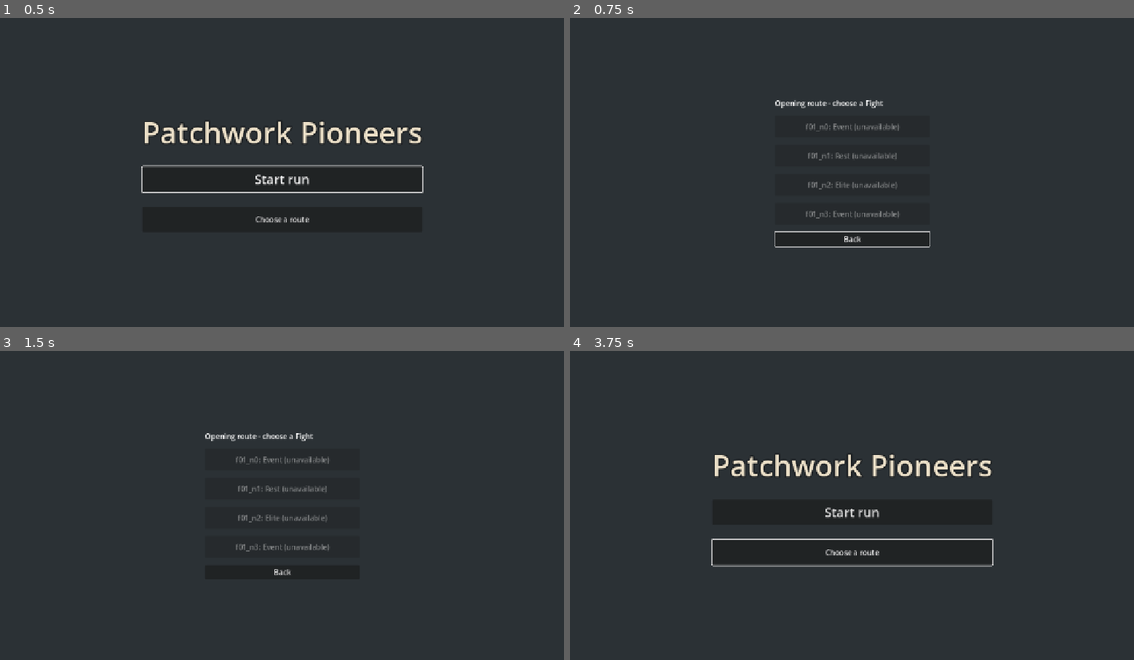
Above: before the commit, frames 1-4 (two rows, left to right).
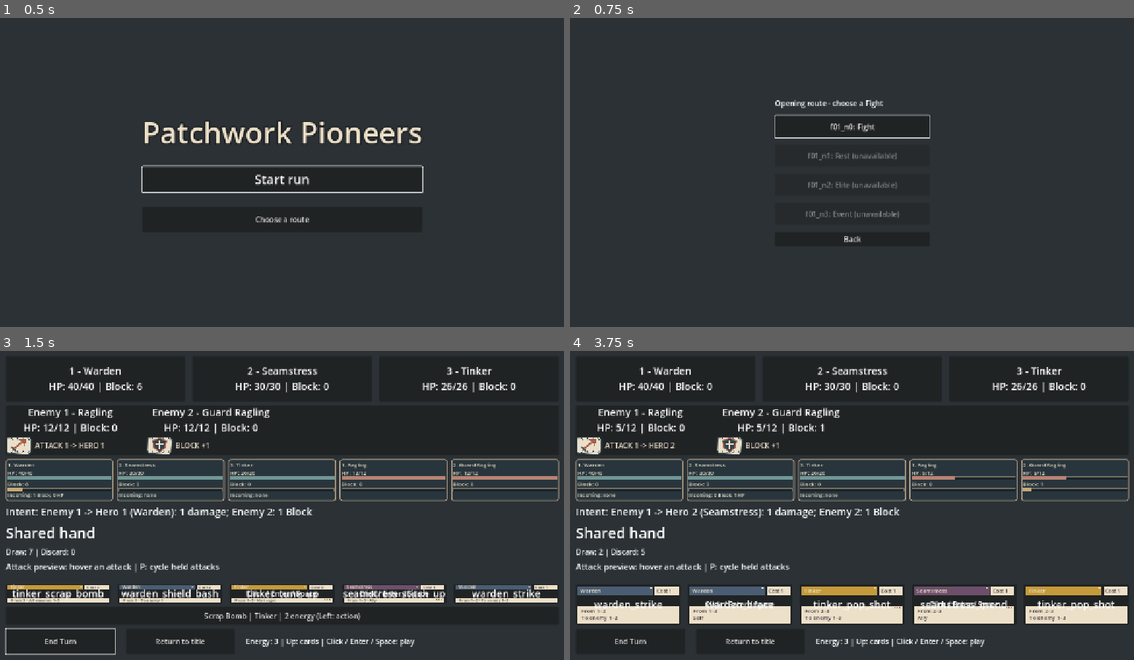
Above: after the commit, the same moments.

Repository: jcoev123-jpg/PatchworkPioneers
Game: Godot game, scene res://scenes/app.tscn
The game is run twice, just before and just after one commit, with the same random seed, the same clock (stepped at 60 frames per second) and the same inputs.
Inputs (mouse positions are in pixels of both pictures, inside the frame that each line leads up to):
- Up to frame 1 (0.5 s): no input
- Up to frame 2 (0.75 s): click "Choose a route" at 0.5 s
- Up to frame 3 (1.5 s): click (282, 459) at 1.25 s, where only the run after the commit has a clickable "f01_n0: Fight"
- Up to frame 4 (3.75 s): click (852, 616) at 2 s, where only the run after the commit has a clickable "Scrap Bomb | Tinker | 2 energ…"; click (632, 641) at 2.75 s, where only the run after the commit has a clickable "End Turn"; click (852, 573) at 3.5 s, where only the run before the commit has a clickable "Back"

Frame 1 is identical in both runs. In frame 2, 0.8% of the frame differs, in the area x 36-64%, y 31-75%; in frame 3, 13%; in frame 4, 18%, in the area x 0-100%, y 5-96%.

Commit message:
Patchwork Pioneers cycle 031: Guarantee a playable first-floor Fight on every seed
Accepted by relay v2 (Claude final review, tests green).

Diff:
--- a/scripts/run_map.gd
+++ b/scripts/run_map.gd
@@ -70,6 +70,15 @@
 				_add_edge(new_nodes, sources[source_index],
 					targets[rng.randi_range(0, targets.size() - 1)])
 
+	# Guarantee a supported opening without rerolling the graph or spending RNG.
+	var has_opening_fight := false
+	for node_id in new_floors[0]:
+		if new_nodes[node_id]["type"] == "Fight":
+			has_opening_fight = true
+			break
+	if not has_opening_fight:
+		new_nodes[new_floors[0][0]]["type"] = "Fight"
+
 	_floor_ids = new_floors
 	_nodes = new_nodes
 	_route.clear()
--- a/tests/live_run_map_entry_test.gd
+++ b/tests/live_run_map_entry_test.gd
@@ -61,28 +61,9 @@
 
 func _run() -> void:
 	root.size = Vector2i(1280, 720)
-	var fixture_seed := -1
-	var fight_id := ""
-	# Discover an available-Fight fixture without assuming node counts or kinds.
-	for value in range(100):
-		var rng := RandomNumberGenerator.new()
-		rng.seed = value
-		var map := RunMap.new()
-		_check(map.generate(rng), "reference generates")
-		var has_other := false
-		fight_id = ""
-		for id in map.get_legal_choices():
-			if map.get_node(id).type == "Fight":
-				fight_id = id
-			else:
-				has_other = true
-		if not fight_id.is_empty() and has_other:
-			fixture_seed = value
-			break
-	_check(fixture_seed >= 0 and not fight_id.is_empty(), "fixture has Fight and unsupported choices")
-	if fixture_seed < 0:
-		_finish()
-		return
+	# Seed 6 originally generated Rest, Rest, Treasure (pinned before the fix).
+	var fixture_seed := 6
+	var fight_id := "f01_n0"
 	var reference_rng := RandomNumberGenerator.new()
 	reference_rng.seed = fixture_seed
 	var reference := RunMap.new()
@@ -228,6 +209,7 @@
 		_check(app.start_button.has_focus(), "Return restores original title focus")
 
 	await _click(app.route_button)
+	_check(app.run_map != null and app.route_view != null, "failed-data retry chooser mounted")
 	if app.run_map != null:
 		for field in ["starter_deck_path", "starter_party_path", "starter_attacks_path", "starter_enemies_path"]:
 			var original: String = app.get(field)
@@ -259,30 +241,25 @@
 			if app.deck != null:
 				_check(app.run_map.get_floors() == before_retry[0], "retry retains generated graph")
 				await _click(app.return_button)
-	# A generated opening need not contain a supported activity. Back must remain reachable.
-	var no_fight_seed := -1
-	for value in range(100):
-		var rng := RandomNumberGenerator.new()
-		rng.seed = value
-		var map := RunMap.new()
-		map.generate(rng)
-		var has_fight := false
-		for id in map.get_legal_choices():
-			has_fight = has_fight or map.get_node(id).type == "Fight"
-		if not has_fight:
-			no_fight_seed = value
-			break
-	_check(no_fight_seed >= 0, "no-Fight fixture found")
-	if no_fight_seed >= 0:
-		app.run_seed = no_fight_seed
-		await _click(app.route_button)
-		_check(app.run_map != null and not app.route_buttons.is_empty(), "no-Fight map actually mounted")
-		for button in app.route_buttons:
-			_check(button.disabled and app.run_map.get_node(button.get_meta("route_id")).type != "Fight",
-				"unsupported opening remains disabled")
-		_check(app.route_back_button.has_focus(), "Back focused when no Fight exists")
-		await _key(KEY_ENTER)
-		_check(app.run_map == null and app.run_rng == null and app.deck == null, "no-Fight Back clears session")
+	# The formerly blocked opening now offers Fight; Back still cancels it.
+	app.run_seed = fixture_seed
+	await _click(app.route_button)
+	_check(app.run_map != null and app.route_buttons.size() == 3,
+		"formerly blocked seed has its actual opening mounted")
+	if app.run_map != null and app.route_buttons.size() == 3:
+		_check(app.route_buttons[0].get_meta("route_id") == fight_id
+			and not app.route_buttons[0].disabled and app.route_buttons[0].has_focus(),
+			"fallback Fight enabled and initially focused")
+		for index in [1, 2]:
+			_check(app.route_buttons[index].disabled, "other opening types remain unavailable")
+		_check(app.run_map.get_floors()[0][1].type == "Rest"
+			and app.run_map.get_floors()[0][2].type == "Treasure",
+			"fallback preserves unsupported kinds")
+		await _key(KEY_TAB)
+		_check(app.route_back_button.has_focus(), "Tab skips disabled choices to Back")
+		await _click(app.route_back_button)
+		_check(app.run_map == null and app.run_rng == null and app.deck == null,
+			"formerly blocked seed Back clears session")
 	app.run_seed = fixture_seed
 	await _click(app.start_button)
 	_check(app.deck != null and app.run_map == null and app.route_view == null, "original direct start preserved")
--- a/tests/run_map_test.gd
+++ b/tests/run_map_test.gd
@@ -4,11 +4,13 @@
 var checks := 0
 
 const NORMAL_TYPES := ["Fight", "Elite", "Rest", "Shop", "Event", "Treasure"]
+const FORMERLY_BLOCKED_SEED := 6
 
 
 func _initialize() -> void:
 	_test_ungenerated_and_invalid_rng()
 	_test_seeded_replay_and_structure()
+	_test_playable_openings_preserve_original_generation()
 	_test_defensive_snapshots()
 	_test_traversal_and_rejections()
 	if failures.is_empty():
@@ -102,6 +104,42 @@
 	var unchanged := _snapshot(first, first_rng)
 	_check(not first.generate(null) and _snapshot(first, first_rng) == unchanged,
 		"invalid regeneration preserves populated graph and route")
+
+
+func _test_playable_openings_preserve_original_generation() -> void:
+	var blocked_count := 0
+	var playable_count := 0
+	for value in range(128):
+		var original_rng := _rng(value)
+		var original := _original_graph(original_rng)
+		var expected: Array = original.duplicate(true)
+		var originally_playable := false
+		for node in original[0]:
+			originally_playable = originally_playable or node.type == "Fight"
+		if originally_playable:
+			playable_count += 1
+		else:
+			blocked_count += 1
+			expected[0][0].type = "Fight"
+		if value == FORMERLY_BLOCKED_SEED:
+			_check(not originally_playable, "pinned seed was blocked before fallback")
+			_check(original[0].size() == 3 and original[0][0].type == "Rest"
+				and original[0][1].type == "Rest" and original[0][2].type == "Treasure",
+				"pinned original opening is Rest, Rest, Treasure")
+		var rng := _rng(value)
+		var map := RunMap.new()
+		_check(map.generate(rng), "opening generates for seed %d" % value)
+		_check(map.get_floors() == expected,
+			"seed %d preserves original graph except required first-node fallback" % value)
+		_check(rng.state == original_rng.state,
+			"seed %d preserves exact original draw sequence state" % value)
+		var legal_fight := false
+		for id in map.get_legal_choices():
+			legal_fight = legal_fight or map.get_node(id).type == "Fight"
+		_check(legal_fight, "seed %d offers a legal opening Fight" % value)
+		_assert_graph(map)
+	_check(blocked_count > 0 and playable_count > 0,
+		"seed sweep exercises both fallback and already-playable graphs")
 
 
 func _assert_graph(map: RunMap) -> void:
@@ -271,3 +309,63 @@
 	_reject(map, rng, floors[11][0]["id"], "any boss selection after completion")
 	_reject(map, rng, floors[0][0]["id"], "restart route after boss")
 	_reject(map, rng, "unknown", "unknown after boss")
+
+
+# Frozen pre-fallback generator: independent oracle for topology and RNG draws.
+func _original_graph(rng: RandomNumberGenerator) -> Array:
+	var new_floors: Array = []
+	var new_nodes: Dictionary = {}
+	for floor_index in range(12):
+		var floor_ids: Array[String] = []
+		var count: int = rng.randi_range(3, 4)
+		for position in range(count):
+			var node_id := "f%02d_n%d" % [floor_index + 1, position]
+			var kind := "Boss"
+			if floor_index < 12 - 1:
+				kind = NORMAL_TYPES[rng.randi_range(0, NORMAL_TYPES.size() - 1)]
+			new_nodes[node_id] = {
+				"id": node_id,
+				"floor": floor_index + 1,
+				"position": position,
+				"type": kind,
+				"outgoing": [],
+			}
+			floor_ids.append(node_id)
+		new_floors.append(floor_ids)
+
+	for floor_index in range(12 - 1):
+		var sources: Array = new_floors[floor_index]
+		var targets: Array = new_floors[floor_index + 1]
+		# Both passes matter: every source gets an exit and every target
+		# gets an entrance, even when adjacent floors differ in width.
+		for source_index in range(sources.size()):
+			_original_add_edge(new_nodes, sources[source_index],
+				targets[mini(source_index, targets.size() - 1)])
+		for target_index in range(targets.size()):
+			_original_add_edge(new_nodes,
+				sources[mini(target_index, sources.size() - 1)], targets[target_index])
+		# These two edges cross geometrically, rather than merely branching
+		# into parallel lanes; every map contains a crossing and a branch.
+		if floor_index == 0:
+			_original_add_edge(new_nodes, sources[0], targets[1])
+			_original_add_edge(new_nodes, sources[1], targets[0])
+		# Additional seeded links vary routes without dictating kind weights.
+		for source_index in range(sources.size()):
+			if rng.randi_range(0, 1) == 1:
+				_original_add_edge(new_nodes, sources[source_index],
+					targets[rng.randi_range(0, targets.size() - 1)])
+
+	var floors: Array = []
+	for ids in new_floors:
+		var row: Array = []
+		for id in ids:
+			row.append(new_nodes[id])
+		floors.append(row)
+	return floors
+
+
+static func _original_add_edge(nodes: Dictionary, source_id: String, target_id: String) -> void:
+	var source: Dictionary = nodes[source_id]
+	var edges: Array = source["outgoing"]
+	if not edges.has(target_id):
+		edges.append(target_id)
